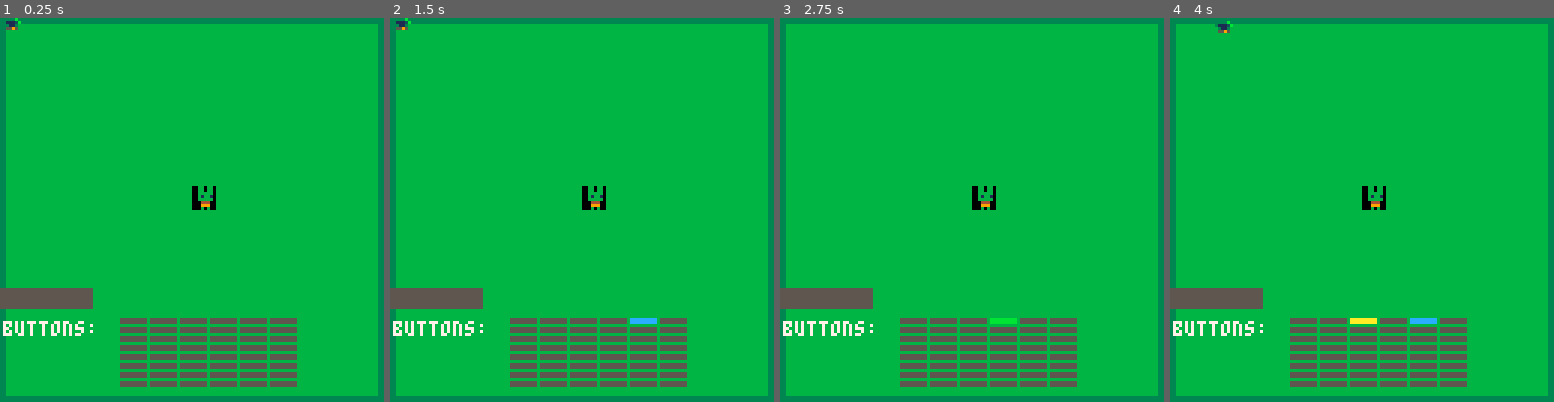
Above: before the commit, frames 1-4 (left to right).
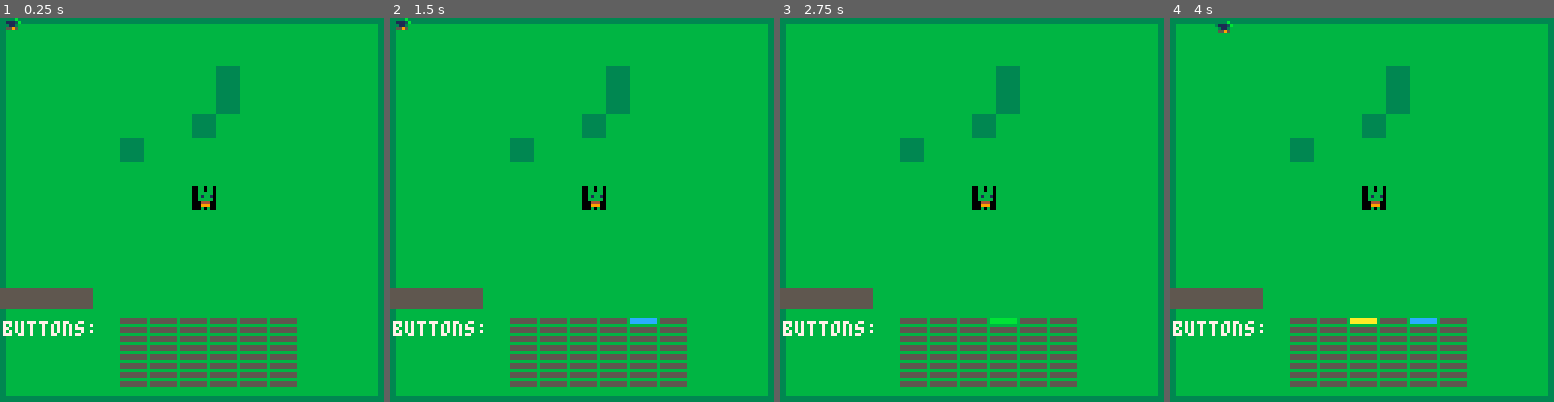
Above: after the commit, the same moments.

Repository: samboyer/ld46
Game: PICO-8 cartridge ld46.p8
Same seed, same stepped clock (60 frames per second), same inputs: the game is played once before the commit and once after it.
Inputs:
- Up to frame 1 (0.25 s): no input
- Up to frame 2 (1.5 s): tap O (Z key) at 0.33, 0.7, 1.43 s; tap X (X key) at 1.07 s
- Up to frame 3 (2.75 s): hold Left 1.97-2.37 s; tap X (X key) at 2.07, 2.4, 2.73 s; tap O (Z key) at 2.22 s; hold Down from 2.42 s (still down)
- Up to frame 4 (4 s): release Down at 2.82 s; hold Right 2.87-3.53 s; tap X (X key) at 3.07, 3.4, 3.73 s; tap O (Z key) at 3.1, 3.98 s; hold Up from 3.58 s (still down)

The runs differ from the first frame. In frame 1, 1.6% of the frame differs, in the area x 31-63%, y 12-38%; in frame 2, 1.6%; in frame 3, 1.6%; in frame 4, 1.6%.

Commit message:
Collision detection!

Diff:
--- a/ld46.p8
+++ b/ld46.p8
@@ -19,6 +19,10 @@
 -- @author Joeb Rogers
 -- @license MIT
 -- @copyright Joeb Rogers 2018
+
+-- FLAGS
+-- 0x1 COLLIDABLE
+
 
 pi = 3.14
 
@@ -448,33 +452,16 @@
   maxspd = 1.8
 }
 
-dx = 0
-dy = 0
-playerx = 10
-playery = 10
-
-function _draw()
-  map(0,0)
-
-  spr(64,player.x,player.y)
-
- -- show current value of t
- rectfill(0,90,30,96,5)
- -- print("t: "..t,1,91,7)
-
- -- show state of buttons
-
- print("buttons: ", 1,101,7)
-
- for p=0,7 do
- for i=0,5 do
-  col=5
-  if(btn(i,p)) then col=8+i end
-  rectfill(40+i*10,100+p*3,
-   48+i*10, 101+p*3, col)
- end
- end
-
+function check_collisions(x, y, dx, dy, in_x) -- assume width=height=8
+  if (in_x) then
+    checkx = x + dx + ((dx > 0) and 8 or 0)
+    tilex = checkx / 8
+    return (fget(mget(tilex, y / 8), 0) or fget(mget(tilex, (y+7.9) / 8), 0))
+  else
+    checky = y + dy + ((dy > 0) and 8 or 0)
+    tiley = checky / 8
+    return (fget(mget(x / 8, tiley), 0) or fget(mget((x+7.9) / 8, tiley), 0))
+  end
 end
 
 function control_player()
@@ -511,18 +498,52 @@
     player.dy /= spd
   end
 
-  player.x += player.dx
-  player.y += player.dy
+  if (abs(player.dx) > 0 and check_collisions(player.x, player.y, player.dx, player.dy, true)) then
+    player.x += player.dx
+    player.x = ((player.x \ 8) * 8) + ((player.dx < 0) and 8 or 0)
+  else
+    player.x += player.dx
+  end
+  if (abs(player.dy) > 0 and check_collisions(player.x, player.y, player.dx, player.dy, false)) then
+    player.y += player.dy
+    player.y = ((player.y \ 8) * 8) + ((player.dy < 0) and 8 or 0)
+  else
+    player.y += player.dy
+  end
 
   -- if (pl.t%4) == 0) then
   --  sfx(1)
   -- end
- end
+end
 
 function _update()
   control_player()
 end
 
+function _draw()
+  map(0,0)
+
+  spr(64,player.x,player.y)
+  if (check_collisions(player.x, player.y, player.dx, player.dy, true)) then rectfill(0,0,0,1000,1000) end
+
+ -- show current value of t
+ rectfill(0,90,30,96,5)
+ -- print("t: "..t,1,91,7)
+
+ -- show state of buttons
+
+ print("buttons: ", 1,101,7)
+
+ for p=0,7 do
+ for i=0,5 do
+  col=5
+  if(btn(i,p)) then col=8+i end
+  rectfill(40+i*10,100+p*3,
+   48+i*10, 101+p*3, col)
+ end
+ end
+
+end
 
 
 __gfx__
@@ -534,14 +555,14 @@
 00700700000444004444424444444444007a70004444424400000e00ffffffffffffff33ffffff33ffffffff33ffffff33ffffff33ffffffffffffffffffff33
 07000070000999004444444444444444000700004444444400000300ffffffffffffff33ffffff33ffffffff33ffffff33ffffff333333333333333333333333
 00000000000f0f004444444444444444000b00004444444400000b00ffffffffffffff33ffffff33ffffffff33ffffff33ffffff333333333333333333333333
-00000000000000000000000000000000000000000000000000000000000000000000000000000000000000000000000000000000000000000000000000000000
-00000000000000000000000000000000000000000000000000000000000000000000000000000000000000000000000000000000000000000000000000000000
-00000000000000000000000000000000000000000000000000000000000000000000000000000000000000000000000000000000000000000000000000000000
-00000000000000000000000000000000000000000000000000000000000000000000000000000000000000000000000000000000000000000000000000000000
-00000000000000000000000000000000000000000000000000000000000000000000000000000000000000000000000000000000000000000000000000000000
-00000000000000000000000000000000000000000000000000000000000000000000000000000000000000000000000000000000000000000000000000000000
-00000000000000000000000000000000000000000000000000000000000000000000000000000000000000000000000000000000000000000000000000000000
-00000000000000000000000000000000000000000000000000000000000000000000000000000000000000000000000000000000000000000000000000000000
+00000000000000000000000000000000000000000000000000000000333333330000000000000000000000000000000000000000000000000000000000000000
+00000000000000000000000000000000000000000000000000000000333333330000000000000000000000000000000000000000000000000000000000000000
+00000000000000000000000000000000000000000000000000000000333333330000000000000000000000000000000000000000000000000000000000000000
+00000000000000000000000000000000000000000000000000000000333333330000000000000000000000000000000000000000000000000000000000000000
+00000000000000000000000000000000000000000000000000000000333333330000000000000000000000000000000000000000000000000000000000000000
+00000000000000000000000000000000000000000000000000000000333333330000000000000000000000000000000000000000000000000000000000000000
+00000000000000000000000000000000000000000000000000000000333333330000000000000000000000000000000000000000000000000000000000000000
+00000000000000000000000000000000000000000000000000000000333333330000000000000000000000000000000000000000000000000000000000000000
 00000000000000000000000000000000000000000000000000000000000000000000000000000000000000000000000000000000000000000000000000000000
 00000000000000000000000000000000000000000000000000000000000000000000000000000000000000000000000000000000000000000000000000000000
 00000000000000000000000000000000000000000000000000000000000000000000000000000000000000000000000000000000000000000000000000000000
@@ -654,15 +675,15 @@
 00000000000000000000000000000000000000000000000000000000000000000000000000000000000000000000000000000000000000000000000000000000
 00004e00004e000004000000000000046666666666666666666666666666666600008a00008a0000080000000000000855555555555555555555555555555555
 __gff__
-0000010103010000000000000000000000000000000000000000000000000000000000000000000000000000000000000000000000000000000000000000000000000000000000000000000000000000000000000000000000000000000000000000000000000000000000000000000000000000000000000000000000000000
+0000010103010000000000000000000000000000000000010000000000000000000000000000000000000000000000000000000000000000000000000000000000000000000000000000000000000000000000000000000000000000000000000000000000000000000000000000000000000000000000000000000000000000
 0000000000000000000000000000000000000000000000000000000000000000000000000000000000000000000000000000000000000000000000000000000000000000000000000000000000000000000000000000000000000000000000000000000000000000000000000000000000000000000000000000000000000000
 __map__
 0b0a0a0a0a0a0a0a0a0a0a0a0a0a0a0900000000000000000000000000000000000000000000000000000000000000000000000000000000000000000000000000000000000000000000000000000000000000000000000000000000000000000000000000000000000000000000000000000000000000000000000000000000
 0c07070707070707070707070707070800000000000000000000000000000000000000000000000000000000000000000000000000000000000000000000000000000000000000000000000000000000000000000000000000000000000000000000000000000000000000000000000000000000000000000000000000000000
-0c07070707070707070707070707070800000000000000000000000000000000000000000000000000000000000000000000000000000000000000000000000000000000000000000000000000000000000000000000000000000000000000000000000000000000000000000000000000000000000000000000000000000000
-0c07070707070707070707070707070800000000000000000000000000000000000000000000000000000000000000000000000000000000000000000000000000000000000000000000000000000000000000000000000000000000000000000000000000000000000000000000000000000000000000000000000000000000
-0c07070707070707070707070707070800000000000000000000000000000000000000000000000000000000000000000000000000000000000000000000000000000000000000000000000000000000000000000000000000000000000000000000000000000000000000000000000000000000000000000000000000000000
-0c07070707070707070707070707070800000000000000000000000000000000000000000000000000000000000000000000000000000000000000000000000000000000000000000000000000000000000000000000000000000000000000000000000000000000000000000000000000000000000000000000000000000000
+0c07070707070707071707070707070800000000000000000000000000000000000000000000000000000000000000000000000000000000000000000000000000000000000000000000000000000000000000000000000000000000000000000000000000000000000000000000000000000000000000000000000000000000
+0c07070707070707071707070707070800000000000000000000000000000000000000000000000000000000000000000000000000000000000000000000000000000000000000000000000000000000000000000000000000000000000000000000000000000000000000000000000000000000000000000000000000000000
+0c07070707070707170707070707070800000000000000000000000000000000000000000000000000000000000000000000000000000000000000000000000000000000000000000000000000000000000000000000000000000000000000000000000000000000000000000000000000000000000000000000000000000000
+0c07070707170707070707070707070800000000000000000000000000000000000000000000000000000000000000000000000000000000000000000000000000000000000000000000000000000000000000000000000000000000000000000000000000000000000000000000000000000000000000000000000000000000
 0c07070707070707070707070707070800000000000000000000000000000000000000000000000000000000000000000000000000000000000000000000000000000000000000000000000000000000000000000000000000000000000000000000000000000000000000000000000000000000000000000000000000000000
 0c07070707070707010707070707070800000000000000000000000000000000000000000000000000000000000000000000000000000000000000000000000000000000000000000000000000000000000000000000000000000000000000000000000000000000000000000000000000000000000000000000000000000000
 0c07070707070707070707070707070800000000000000000000000000000000000000000000000000000000000000000000000000000000000000000000000000000000000000000000000000000000000000000000000000000000000000000000000000000000000000000000000000000000000000000000000000000000
